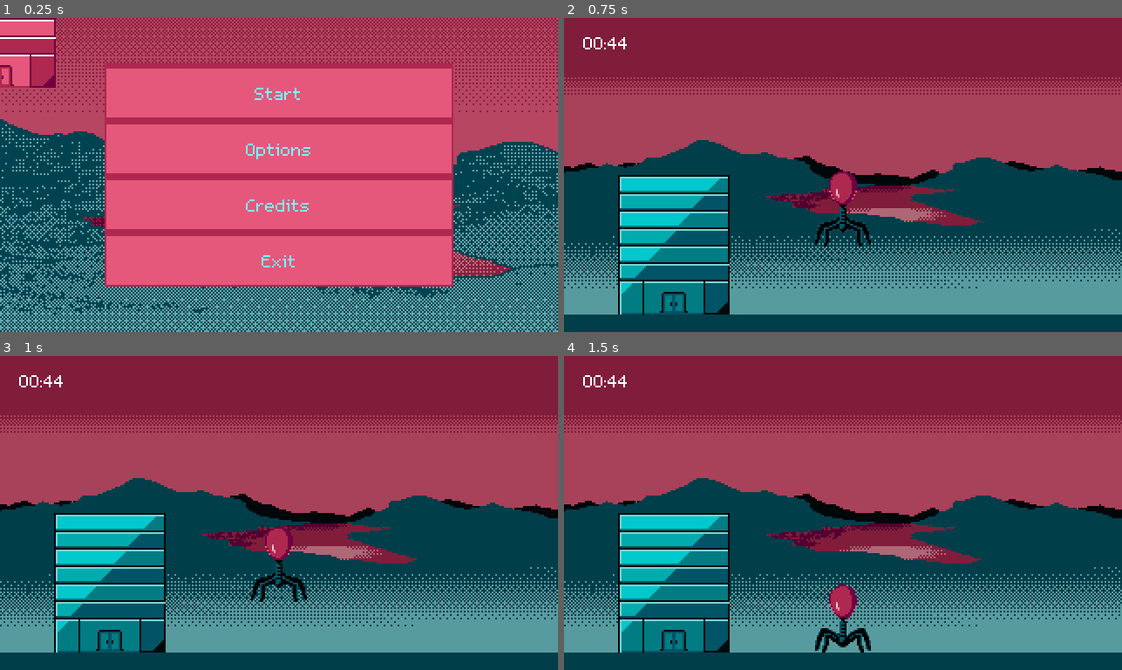
Above: before the commit, frames 1-4 (two rows, left to right).
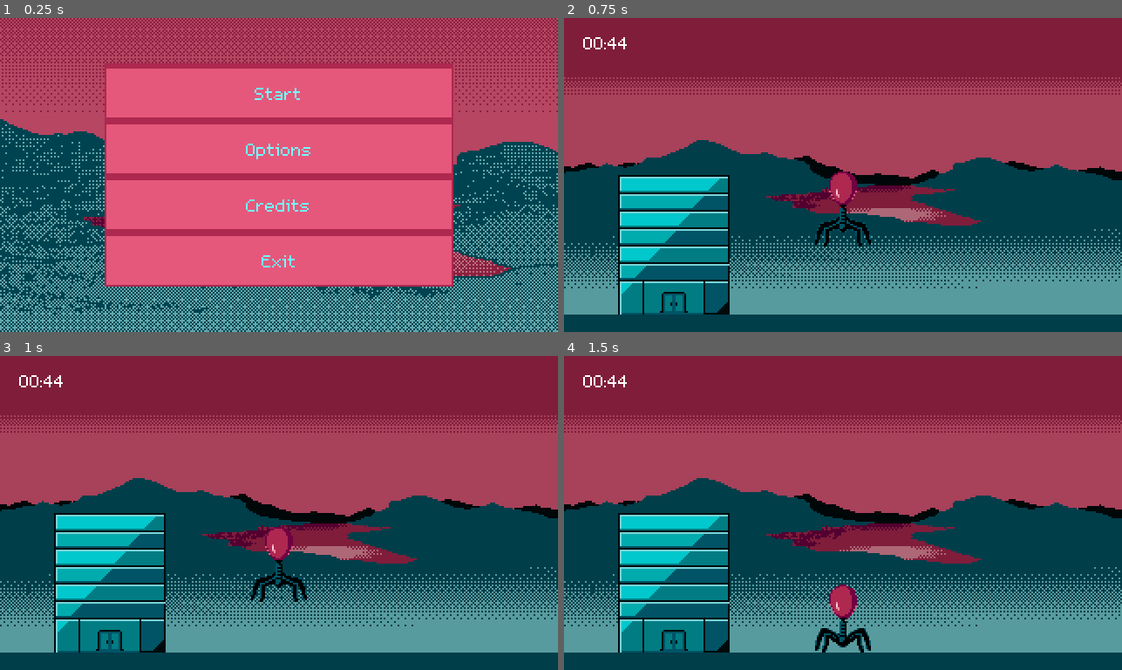
Above: after the commit, the same moments.

Repository: lily-swift/Jame-Gam-46
Game: Godot game, scene res://Scenes/main_menu.tscn
Two runs of this game, one before a commit and one after it. Both use one fixed random seed, a clock stepped at 60 frames per second and the inputs below.
Inputs:
- Up to frame 1 (0.25 s): no input
- Up to frame 2 (0.75 s): click "Start" at 0.5 s
- Up to frame 3 (1 s): no input
- Up to frame 4 (1.5 s): tap Enter at 1.25 s; hold Right (moveRight) from 1.28 s (still down); tap Shift (drill) at 1.35 s

The runs differ from the first frame. In frame 1, 2.2% of the frame differs, in the area x 0-10%, y 0-23%; in frame 2, nothing differs; in frame 3, nothing differs; in frame 4, nothing differs.

Commit message:
Finished* implementing minigame

Diff:
--- a/Game/Scenes/building_inject.tscn
+++ b/Game/Scenes/building_inject.tscn
@@ -7,4 +7,3 @@
 
 [node name="Minigame" parent="." instance=ExtResource("1_fw16s")]
 position = Vector2(66, 111)
-plungerSpeed = 30.0
--- a/Game/Scenes/level.tscn
+++ b/Game/Scenes/level.tscn
@@ -626,9 +626,11 @@
 camera = NodePath("../Balloon/Node/Camera2D")
 
 [node name="Minigame" parent="." instance=ExtResource("40_nkhef")]
-plungerSpeed = 15.0
+plungerSpeed = 25.0
 winBarPixelHeight = 4
-offset = Vector2(75, 0)
+offset = Vector2(40, 0)
 
 [connection signal="startMinigame" from="Balloon" to="Minigame" method="_on_balloon_start_minigame"]
 [connection signal="body_entered" from="VirusBody/Area2D" to="VirusBody/Area2D" method="_on_body_entered"]
+[connection signal="minigameLose" from="Minigame" to="Balloon" method="_on_minigame_minigame_lose"]
+[connection signal="minigameWin" from="Minigame" to="Balloon" method="_on_minigame_minigame_win"]
--- a/Game/Scenes/main_menu.tscn
+++ b/Game/Scenes/main_menu.tscn
@@ -88,4 +88,5 @@
 color = Color(0.682353, 0.156863, 0.313726, 1)
 
 [node name="Sprite2D2" type="Sprite2D" parent="."]
+visible = false
 texture = ExtResource("4_ce3w2")
--- a/Game/Scenes/minigame.tscn
+++ b/Game/Scenes/minigame.tscn
@@ -42,6 +42,7 @@
 position = Vector2(0, 25)
 
 [node name="Plunger" type="RigidBody2D" parent="."]
+z_index = 5
 position = Vector2(0, -48)
 collision_layer = 524288
 collision_mask = 524288
@@ -60,8 +61,9 @@
 texture = ExtResource("3_cnqmc")
 
 [node name="Mask" type="Sprite2D" parent="."]
+z_index = 6
 material = SubResource("ShaderMaterial_icj52")
-position = Vector2(0, -52)
+position = Vector2(-2, -53)
 scale = Vector2(1, 3.5)
 texture = ExtResource("8_hu0dr")
 
--- a/Game/Scripts/minigame.gd
+++ b/Game/Scripts/minigame.gd
@@ -20,6 +20,9 @@
 var beginMoving : bool = false
 
 var winBarRef = preload("res://Scenes/minigame_win_bar.tscn")
+
+signal minigameWin
+signal minigameLose
 
 # Called when the node enters the scene tree for the first time.
 func _ready() -> void:
@@ -45,6 +48,7 @@
 			Win()
 		else:
 			Lose()
+		hide()
 		print("Minigame finished!")
 		Reset()
 		return
@@ -94,9 +98,11 @@
 
 func Win():
 	winJingle.play()
+	minigameWin.emit()
 
 func Lose():
 	loseJingle.play()
+	minigameLose.emit()
 
 ## For debugging purposes
 func _input(event) -> void:
--- a/Game/Scripts/playerController.gd
+++ b/Game/Scripts/playerController.gd
@@ -86,7 +86,7 @@
 func startDrill():
 	if virusDrillArea.has_overlapping_bodies():
 		building = virusDrillArea.get_overlapping_bodies()[0]
-		print(building)
+		#print(building)
 		state = "Drill"
 		startMinigame.emit(position, building.size)
 	else:
@@ -198,3 +198,19 @@
 			$AnimatedSprite2D.play("CrouchL")
 	elif state == "Drill":
 		$AnimatedSprite2D.play("Drill")
+
+
+func _on_minigame_minigame_lose():
+	building.rubble()
+	state = "Idle"
+	await get_tree().create_timer(0.08).timeout
+	linear_velocity = Vector2(0,0)
+	virusBody.linear_velocity = Vector2(0,0)
+
+
+func _on_minigame_minigame_win():
+	building.bubble()
+	state = "Idle"
+	await get_tree().create_timer(0.08).timeout
+	linear_velocity = Vector2(0,0)
+	virusBody.linear_velocity = Vector2(0,0)
Binary file changed: Game/Art/Minigame/inject_ui_injector.png
Not shown: 3 places in Game/Scenes/level.tscn that only renumber resources
Not shown: 1 places in Game/Scenes/minigame.tscn that only renumber resources
